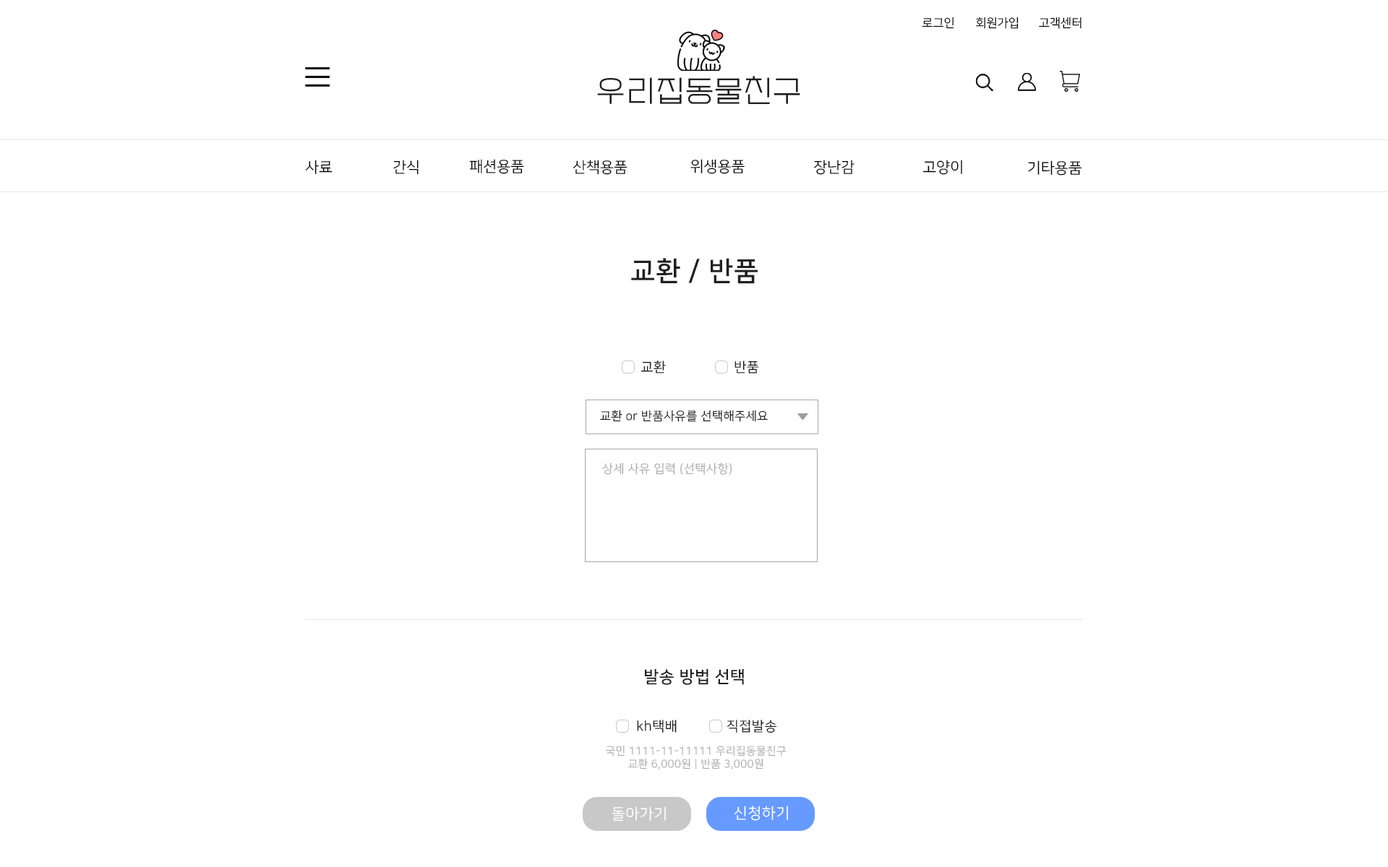
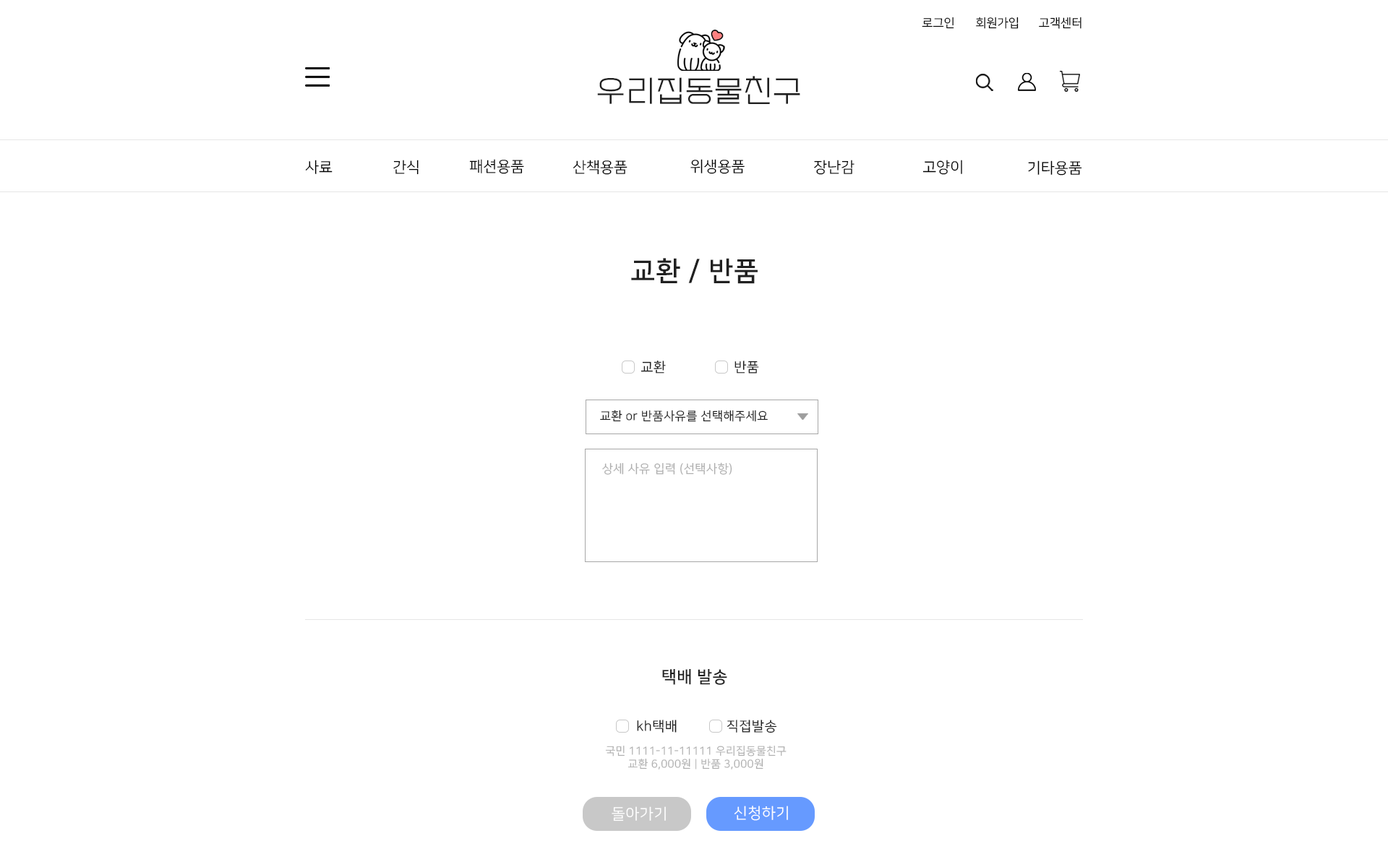
Layer changes from the first 1388px x 867px image to the second:
renamed "발송 방법 선택" to "택배 발송", painted on it over <box>644,669,744,686</box>
